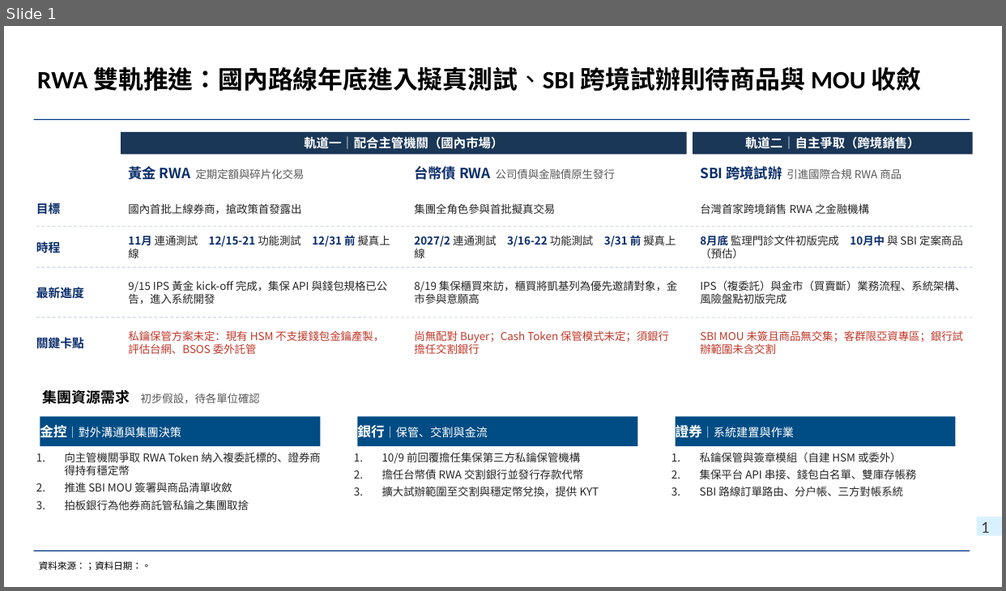
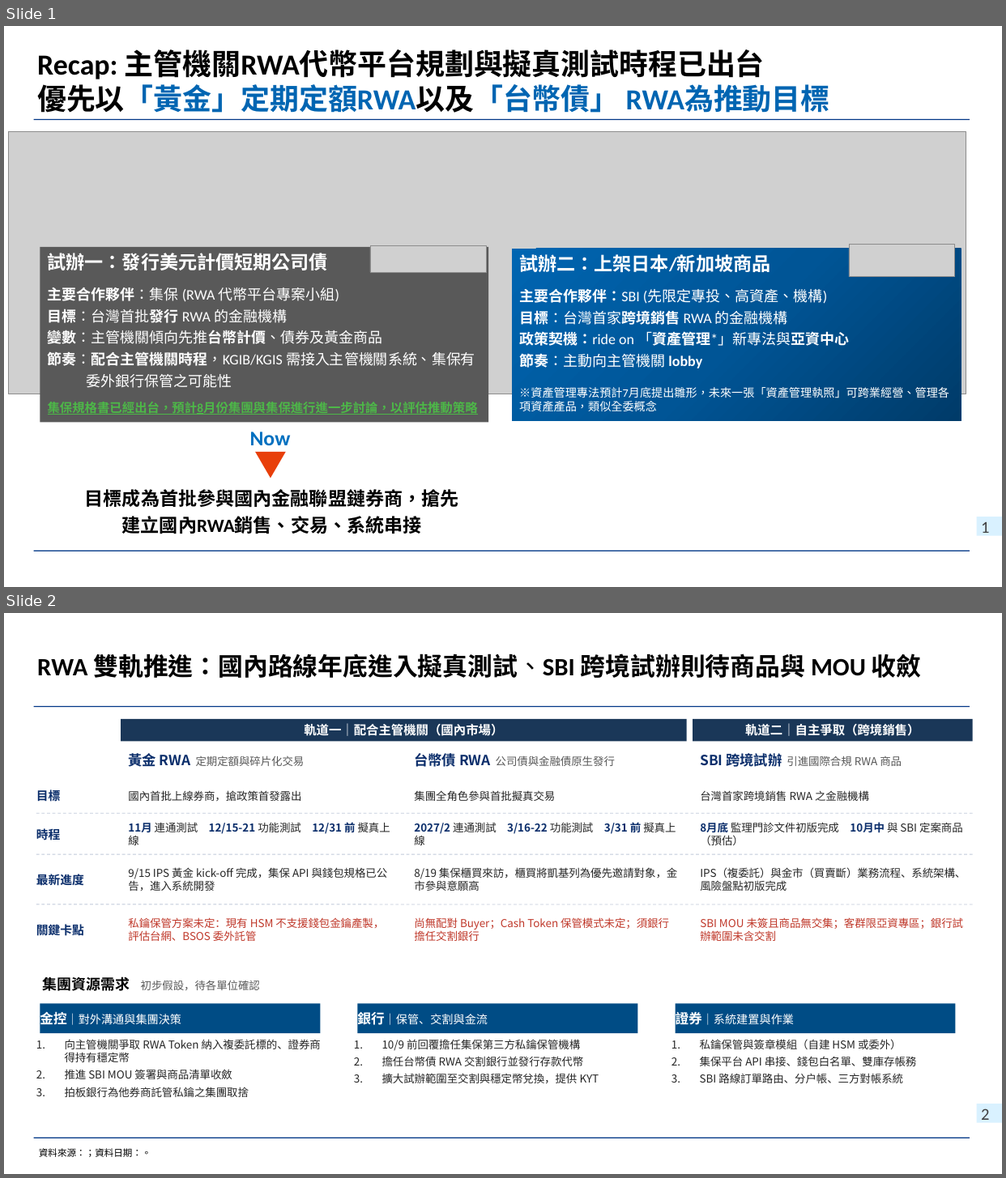
Before and after one commit to AstonLu/file-download-hub, a slide deck: files/RWA進度更新.pptx. Shown one above the other, each under a label of ours: slide 1 before the commit, slides 1 and 2 after it. The pictures are 1006x591 and 1006x1178 pixels, drawn with LibreOffice and Linux fonts; fonts in the diff are those of the drawing; grey boxes stand for pictures; background and template pictures are left out. Boxes give left, top, right and bottom in pixels: in the first picture for what was removed or moved away, otherwise in the second. Text is boxed around its words. In the diff, an @@ line names an element or a change of style, - is before the commit and + after.

```diff
--- a/files/RWA進度更新.pptx
+++ b/files/RWA進度更新.pptx
@@ slide 1 added at <box>4,26,1002,587</box>, background picture (left out); not listed: 3 template elements that a slide beside it also shows @@
@@ title added at <box>37,49,830,113</box>, 28 pt, text #000000, bold @@
+Recap: 主管機關RWA代幣平台規劃與擬真測試時程已出台
+優先以「黃金」定期定額RWA以及「台幣債」 RWA為推動目標
@@ picture added at <box>9,132,967,395</box> @@
@@ rectangle added at <box>40,247,488,422</box>, fill #595959, 14 pt, text #FFFFFF @@
+試辦一：發行美元計價短期公司債
+主要合作夥伴：集保 (RWA 代幣平台專案小組)
+目標：台灣首批發行 RWA 的金融機構
+變數：主管機關傾向先推台幣計價、債券及黃金商品
+節奏：配合主管機關時程，KGIB/KGIS 需接入主管機關系統、集保有
+委外銀行保管之可能性
+集保規格書已經出台，預計8月份集團與集保進行進一步討論，以評估推動策略
@@ picture added at <box>370,246,486,272</box> @@
@@ rectangle added at <box>513,248,961,421</box>, fill gradient #003C69 to #005596 to #0065B2, 14 pt, text #FFFFFF @@
+試辦二：上架日本/新加坡商品
+主要合作夥伴：SBI (先限定專投、高資產、機構)
+目標：台灣首家跨境銷售 RWA 的金融機構
+政策契機：ride on 「資產管理*」新專法與亞資中心
+節奏：主動向主管機關 lobby
+※資產管理專法預計7月底提出雛形，未來一張「資產管理執照」可跨業經營、管理各項資產產品，類似全委概念
@@ picture added at <box>849,245,956,277</box> @@
@@ text added at <box>250,432,291,446</box>, 20 pt, text #0070C0, bold @@
+Now
@@ triangle added at <box>256,452,286,478</box>, fill #E83F0A @@
@@ text added at <box>85,489,459,534</box>, 18 pt, text #000000, bold @@
+目標成為首批參與國內金融聯盟鏈券商，搶先建立國內RWA銷售、交易、系統串接
@@ what was slide 1 is now slide 2 @@
@@ page number at <box>981,1109,989,1120</box>: text changed @@
-1
+2
```
